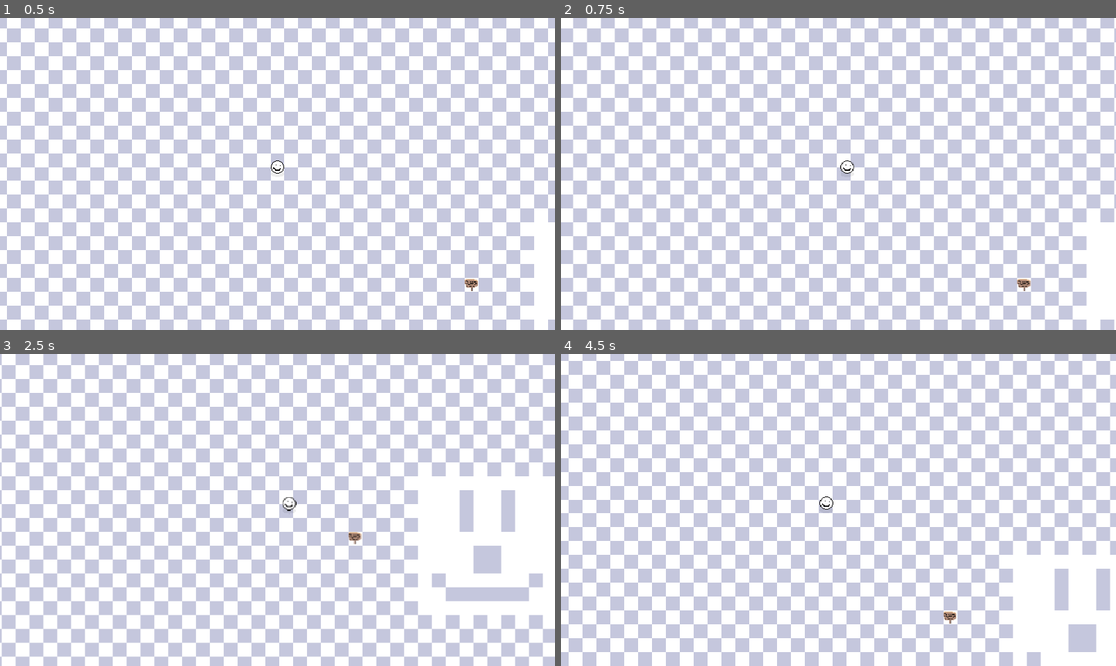
Above: before the commit, frames 1-4 (two rows, left to right).
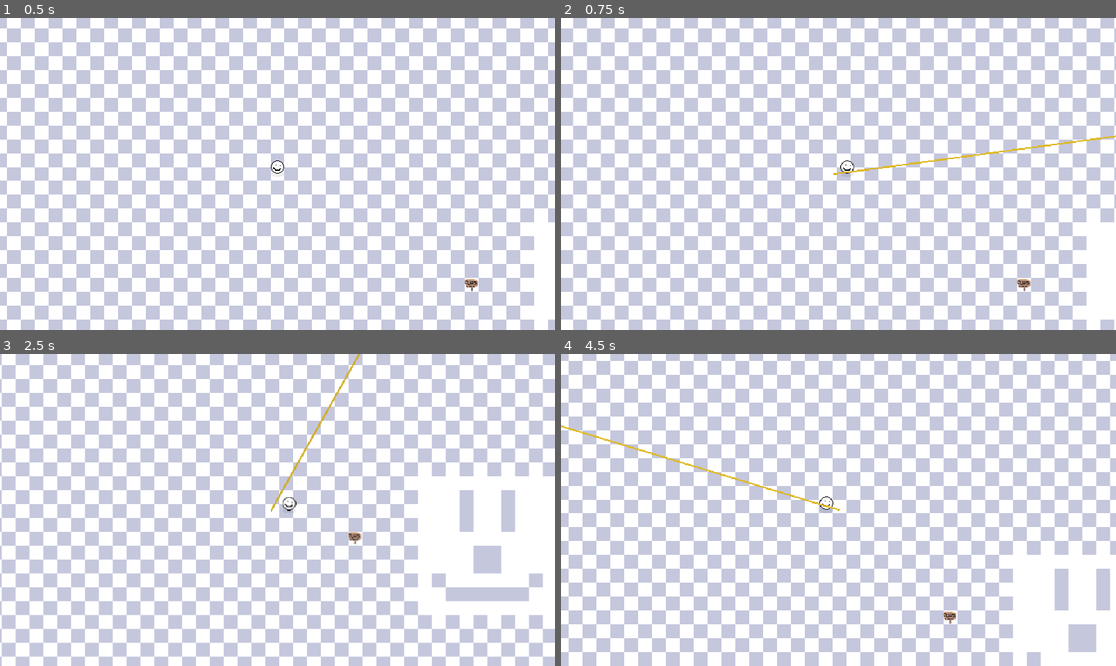
Above: after the commit, the same moments.

Repository: chris-pitre/Space-Cowboy
Game: Godot game, scene res://scenes/main.tscn
Two runs of this game, one before a commit and one after it. Both use one fixed random seed, a clock stepped at 60 frames per second and the inputs below.
Inputs (mouse positions are in pixels of both pictures, inside the frame that each line leads up to):
- Up to frame 1 (0.5 s): no input
- Up to frame 2 (0.75 s): tap Enter at 0.5 s; move the mouse to (960, 158) at 0.52 s; hold D (move_right) from 0.53 s (still down); click (960, 158) at 0.6 s
- Up to frame 3 (2.5 s): tap Space (jump) at 0.77, 1.52 s; move the mouse to (166, 525) at 1.27 s; release D (move_right) at 1.28 s; hold S (move_down) 1.28-2.03 s; click (166, 525) at 1.35 s; move the mouse to (333, 441) at 2.02 s; hold D (move_right) from 2.03 s (still down); tap F (interact) at 2.1 s; click (333, 441) at 2.3 s
- Up to frame 4 (4.5 s): move the mouse to (810, 572) at 2.77 s; release D (move_right) at 2.78 s; hold W (move_up) 2.78-3.53 s; tap Ctrl (walk) at 2.85 s; tap Space (jump) at 3.02, 3.77 s; click (810, 572) at 3.05 s; move the mouse to (1005, 556) at 3.52 s; hold A (move_left) from 3.53 s (still down); click (1005, 556) at 3.6 s; move the mouse to (672, 463) at 4.27 s; click (672, 463) at 4.35 s

Frame 1 is identical in both runs. In frame 2, 0.3% of the frame differs, in the area x 49-100%, y 37-51%; in frame 3, 0.2%; in frame 4, 0.3%, in the area x 0-51%, y 22-51%.

Commit message:
added primary attack

Diff:
--- a/project.godot
+++ b/project.godot
@@ -89,6 +89,13 @@
 ]
 }
 
+[layer_names]
+
+2d_physics/layer_1="Player"
+2d_physics/layer_2="Enemies"
+2d_physics/layer_3="Projectiles"
+2d_physics/layer_4="Environment"
+
 [rendering]
 
 textures/canvas_textures/default_texture_filter=0
--- a/scenes/actors/actor.gd
+++ b/scenes/actors/actor.gd
@@ -1,6 +1,7 @@
 class_name Actor extends CharacterBody2D
 
 @export_category("Actor Settings")
+@export var hp: float = 10
 @export var speed: float = 128.0
 @export var acceleration: float = 5.0
 @export var cast_shadow: bool = true
@@ -57,3 +58,7 @@
 func get_input_vector() -> Vector2:
 	return Vector2(Input.get_axis("move_left", "move_right"),
 			Input.get_axis("move_up", "move_down"))
+
+## Handles what happens when a bullet hits the actor.
+func is_hit(damage: float) -> void:
+	push_error("Actor doesn't implement <is_hit> function.")
--- /dev/null
+++ b/scenes/actors/player/bullet/bullet_tracer.gd
@@ -0,0 +1,9 @@
+extends Line2D
+
+func animate(origin, end):
+	add_point(origin)
+	add_point(end)
+
+	var tween = get_tree().create_tween()
+	tween.tween_property(self, "modulate", Color(0, 0, 0, 0), .5).set_trans(Tween.TRANS_EXPO)
+	tween.tween_callback(queue_free)
--- /dev/null
+++ b/scenes/actors/player/bullet/bullet_tracer.tscn
@@ -0,0 +1,15 @@
+[gd_scene load_steps=3 format=3 uid="uid://4ssae1571ae4"]
+
+[ext_resource type="Script" path="res://scenes/actors/player/bullet/bullet_tracer.gd" id="1_adj80"]
+
+[sub_resource type="Gradient" id="Gradient_fhth7"]
+colors = PackedColorArray(0.885828, 0.730332, 0.136577, 1, 0.87451, 0.87451, 0, 1)
+
+[node name="BulletTracer" type="Line2D"]
+width = 1.5
+default_color = Color(0.87451, 0.87451, 0, 1)
+gradient = SubResource("Gradient_fhth7")
+joint_mode = 1
+begin_cap_mode = 2
+end_cap_mode = 2
+script = ExtResource("1_adj80")
--- a/scenes/actors/player/player.gd
+++ b/scenes/actors/player/player.gd
@@ -1,7 +1,14 @@
 class_name Player extends Actor
+
+var space: PhysicsDirectSpaceState2D
 
 func _ready():
 	Game.player = self
+
+func _physics_process(delta):
+	space = get_world_2d().direct_space_state
+	super._physics_process(delta)
+
 
 func _process(delta):
 	if Input.is_action_just_pressed("jump"):
--- a/scenes/actors/player/player.tscn
+++ b/scenes/actors/player/player.tscn
@@ -7,14 +7,17 @@
 [ext_resource type="Texture2D" uid="uid://byllt52147x1u" path="res://assets/textures/debug/smiley.png" id="5_2ft3j"]
 [ext_resource type="Script" path="res://scenes/actors/player/states/player_running.gd" id="5_jp3ig"]
 [ext_resource type="Script" path="res://scenes/actors/player/states/player_jumping.gd" id="6_x4jmu"]
+[ext_resource type="Script" path="res://scenes/actors/player/states/player_shooting.gd" id="7_sfbsp"]
 
 [sub_resource type="RectangleShape2D" id="RectangleShape2D_wcfg4"]
 size = Vector2(16, 8)
 
 [node name="Player" type="CharacterBody2D" node_paths=PackedStringArray("sprite", "state_machine")]
+collision_mask = 10
 motion_mode = 1
 script = ExtResource("1_wvyjj")
 sprite = NodePath("Sprite2D")
+current_bullet = null
 state_machine = NodePath("StateMachine")
 
 [node name="StateMachine" type="Node" parent="." node_paths=PackedStringArray("default_state")]
@@ -41,6 +44,11 @@
 actor = NodePath("../..")
 state_machine = NodePath("..")
 
+[node name="Shooting" type="Node" parent="StateMachine" node_paths=PackedStringArray("actor", "state_machine")]
+script = ExtResource("7_sfbsp")
+actor = NodePath("../..")
+state_machine = NodePath("..")
+
 [node name="Sprite2D" type="Sprite2D" parent="."]
 position = Vector2(0, -8)
 texture = ExtResource("5_2ft3j")
--- a/scenes/actors/player/states/player_idle.gd
+++ b/scenes/actors/player/states/player_idle.gd
@@ -16,6 +16,8 @@
 			state_machine.next_state = state_machine.states["Walking"]
 		else:
 			state_machine.next_state = state_machine.states["Running"]
+	if Input.is_action_just_pressed("attack"):
+		state_machine.enter_state(state_machine.states["Shooting"])
 
 ## When this state is exited
 func exit() -> void:
--- a/scenes/actors/player/states/player_running.gd
+++ b/scenes/actors/player/states/player_running.gd
@@ -16,6 +16,8 @@
 		state_machine.next_state = state_machine.states["Walking"]
 	if actor.get_input_vector().length() == 0:
 		state_machine.next_state = state_machine.states["Idle"]
+	if Input.is_action_just_pressed("attack"):
+		state_machine.enter_state(state_machine.states["Shooting"])
 
 ## When this state is exited
 func exit() -> void:
--- /dev/null
+++ b/scenes/actors/player/states/player_shooting.gd
@@ -0,0 +1,34 @@
+class_name PlayerShooting
+extends State
+
+@onready var bullet_tracer = preload("res://scenes/actors/player/bullet/bullet_tracer.tscn")
+
+## When this state is entered
+func enter() -> void:
+	var mouse_pos = actor.get_local_mouse_position().normalized() * 4096
+	var hitscan = PhysicsRayQueryParameters2D.create(actor.position, actor.to_global(mouse_pos))
+	hitscan.exclude = [self]
+	var result = actor.space.intersect_ray(hitscan)
+
+	var bullet = bullet_tracer.instantiate()
+	get_parent().add_child(bullet)
+	if result:
+		bullet.animate(-actor.to_local(Vector2.ZERO), result.position)
+		if result.collider.has_method("is_hit"):
+			result.collider.is_hit(1)
+	else:
+		bullet.animate(-actor.to_local(Vector2.ZERO), mouse_pos)
+
+	state_machine.next_state = state_machine.last_state
+
+## Run every frame
+func run(delta: float) -> void:
+	pass
+
+## Run every physics frame
+func run_physics(delta: float) -> void:
+	pass
+
+## When this state is exited
+func exit() -> void:
+	pass
--- a/scenes/actors/player/states/player_walking.gd
+++ b/scenes/actors/player/states/player_walking.gd
@@ -16,6 +16,8 @@
 		state_machine.next_state = state_machine.states["Running"]
 	if actor.get_input_vector().length() == 0:
 		state_machine.next_state = state_machine.states["Idle"]
+	if Input.is_action_just_pressed("attack"):
+		state_machine.enter_state(state_machine.states["Shooting"])
 
 ## When this state is exited
 func exit() -> void:
--- /dev/null
+++ b/scenes/prefabs/bullet/bullet.gd
@@ -0,0 +1,15 @@
+class_name Bullet extends Area2D
+
+@export_category("Bullet Settings")
+@export var lifetime: float = .5
+@export var damage: float = 1
+@export var speed: float = 1000
+
+func _ready() -> void:
+	await get_tree().create_timer(lifetime, false).timeout
+	queue_free()
+
+func _on_Bullet_area_entered(body):
+	if body.has_method("is_hit"):
+		body.is_hit()
+	queue_free()
--- a/scenes/prefabs/test_sign/test_sign.tscn
+++ b/scenes/prefabs/test_sign/test_sign.tscn
@@ -22,6 +22,7 @@
 texture = ExtResource("3_ob5g3")
 
 [node name="SignCollision" type="StaticBody2D" parent="."]
+collision_layer = 8
 
 [node name="CollisionShape2D" type="CollisionShape2D" parent="SignCollision"]
 shape = SubResource("RectangleShape2D_uheix")
Not shown: 1 places in scenes/actors/player/player.tscn that only renumber resources
